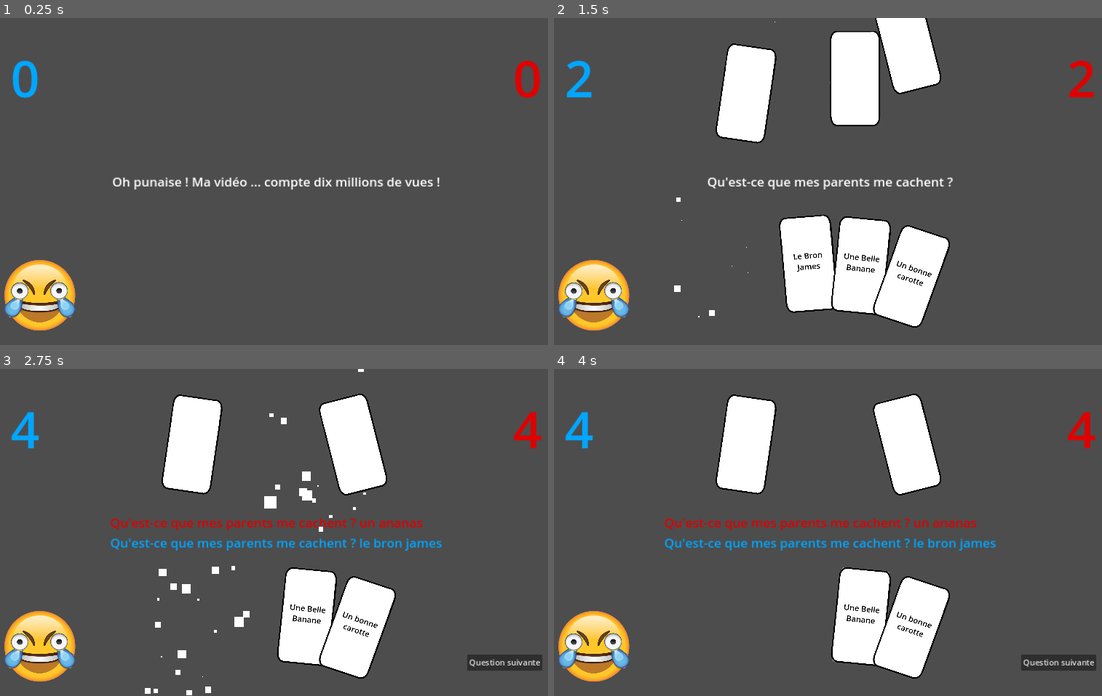
Above: before the commit, frames 1-4 (two rows, left to right).
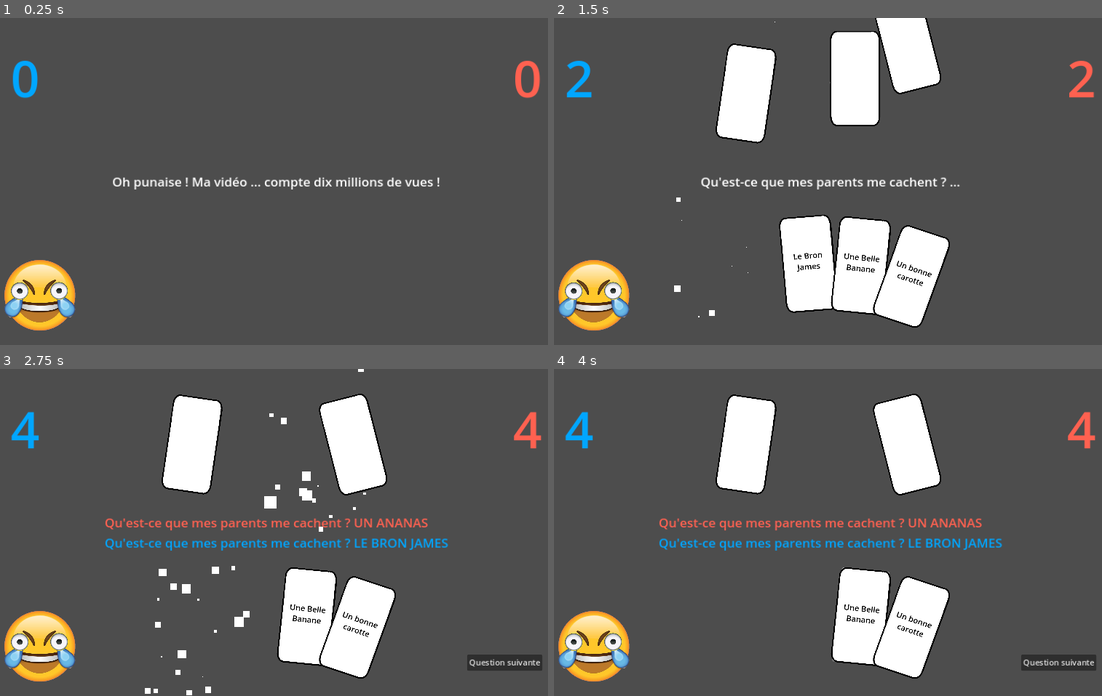
Above: after the commit, the same moments.

Repository: McMaaarty/Crazy-Card-Mania
Game: Godot game, scene res://Scenes/BattleArena.tscn
Same seed, same stepped clock (60 frames per second), same inputs: the game is played once before the commit and once after it. This scene is started directly instead of the project's main scene.
Inputs (mouse positions are in pixels of both pictures, inside the frame that each line leads up to):
- Up to frame 1 (0.25 s): no input
- Up to frame 2 (1.5 s): move the mouse to (756, 233) at 0.52 s; hold Right (ui_right) 0.53-1.25 s; click (756, 233) at 0.67 s; click "Question suivante" at 1.25 s
- Up to frame 3 (2.75 s): click (252, 614) at 2 s
- Up to frame 4 (4 s): move the mouse to (860, 617) at 2.77 s; hold Down (ui_down) 2.78-3.5 s; click (860, 617) at 2.92 s; click (860, 617) at 3.5 s

The runs differ from the first frame. In frame 1, 0.3% of the frame differs, in the area x 94-99%, y 13-25%; in frame 2, 1.0%; in frame 3, 2.5%; in frame 4, 2.5%, in the area x 19-99%, y 13-56%.

Commit message:
color + questions

Diff:
--- a/Assets/Data/StaticData.gd
+++ b/Assets/Data/StaticData.gd
@@ -30,7 +30,11 @@
 
 func id_by_string(listTarget:String, label:String) -> int:
 	var dict = allCards[listTarget]
-	return dict[label]
+	var hasPoint = label.match("*...*")
+	var dictKey = label
+	if (hasPoint):
+		dictKey = label.replace("...", "%s")
+	return dict[dictKey]
 
 func load_by_target(listTarget : String) -> Array:
 	var target:Dictionary = allCards[listTarget]
--- a/Assets/Data/datas.json
+++ b/Assets/Data/datas.json
@@ -1,15 +1,15 @@
 {
 	"questions": {
-		"Qu'est ce qui occupe papa dans le garage ?" : 1,
-		"Quand j'ai fait caca, ... est sorti de mes fesses" : 2,
-		"D'où viennent les bébés ?" : 3,
-		"Oh punaise ! Ma vidéo ... compte dix millions de vues !" : 4,
-		"C'est un piège ! C'est …" : 5,
-		"Nous étions à Disney et là, mon père a sorti : …" : 6,
-		"Qu'est-ce que mes parents me cachent ?" : 7,
-		"A cause de … je suis tout collant !" : 8,
-		"Quand je suis fatigué je prend … et c'est reparti !" : 9,
-		"Grâce à … l'ambiance au mariage de ma sœur était sauvée" : 10
+		"Qu'est ce qui occupe papa dans le garage ? %s" : 1,
+		"Quand j'ai fait caca, %s est sorti de mes fesses" : 2,
+		"D'où viennent les bébés ? %s" : 3,
+		"Oh punaise ! Ma vidéo %s compte dix millions de vues !" : 4,
+		"C'est un piège ! C'est %s" : 5,
+		"Nous étions à Disney et là, mon père a sorti : %s" : 6,
+		"Qu'est-ce que mes parents me cachent ? %s" : 7,
+		"A cause de %s je suis tout collant !" : 8,
+		"Quand je suis fatigué je prend %s et c'est reparti !" : 9,
+		"Grâce à %s l'ambiance au mariage de ma sœur était sauvée" : 10
 	},
 	"reponses": {
 		"Des boules" : 1,
--- a/Scenes/BattleArena.tscn
+++ b/Scenes/BattleArena.tscn
@@ -191,7 +191,7 @@
 
 [node name="EnnemyPrompt" type="Label" parent="CenterContainer/VBoxContainer"]
 layout_mode = 2
-theme_override_colors/font_color = Color(0.878431, 0, 0, 1)
+theme_override_colors/font_color = Color(1, 0.380392, 0.313726, 1)
 theme_override_font_sizes/font_size = 25
 text = "PROMPT IA"
 
@@ -265,7 +265,7 @@
 [node name="computer" type="Label" parent="."]
 layout_mode = 2
 size_flags_vertical = 0
-theme_override_colors/font_color = Color(0.878431, 0, 0, 1)
+theme_override_colors/font_color = Color(1, 0.380392, 0.313726, 1)
 theme_override_font_sizes/font_size = 100
 text = "0"
 horizontal_alignment = 2
--- a/Scripts/BattleArena.gd
+++ b/Scripts/BattleArena.gd
@@ -69,8 +69,10 @@
 func _process(delta):
 	handleHoverCard()
 
-func changePrompt(prompt):
+func changePrompt(prompt:String):
 	label.show()
+	if (prompt.match("*%s*")):
+		prompt = prompt % "..."
 	label.text = prompt
 	promptGamer.hide()
 	promptEnnemy.hide()
@@ -189,8 +191,8 @@
 	nextButton.show()
 	label.hide()
 
-	promptEnnemy.text = label.text + " " + computerReponse.to_lower()
-	promptGamer.text = label.text + " " + gamerReponse.to_lower()
+	promptEnnemy.text = label.text.replace("...", "%s") % computerReponse.to_upper()
+	promptGamer.text = label.text.replace("...", "%s") % gamerReponse.to_upper()
 
 func setupScene():
 	$Node2D/AnimationPlayer.play("setup_cards_animation")
